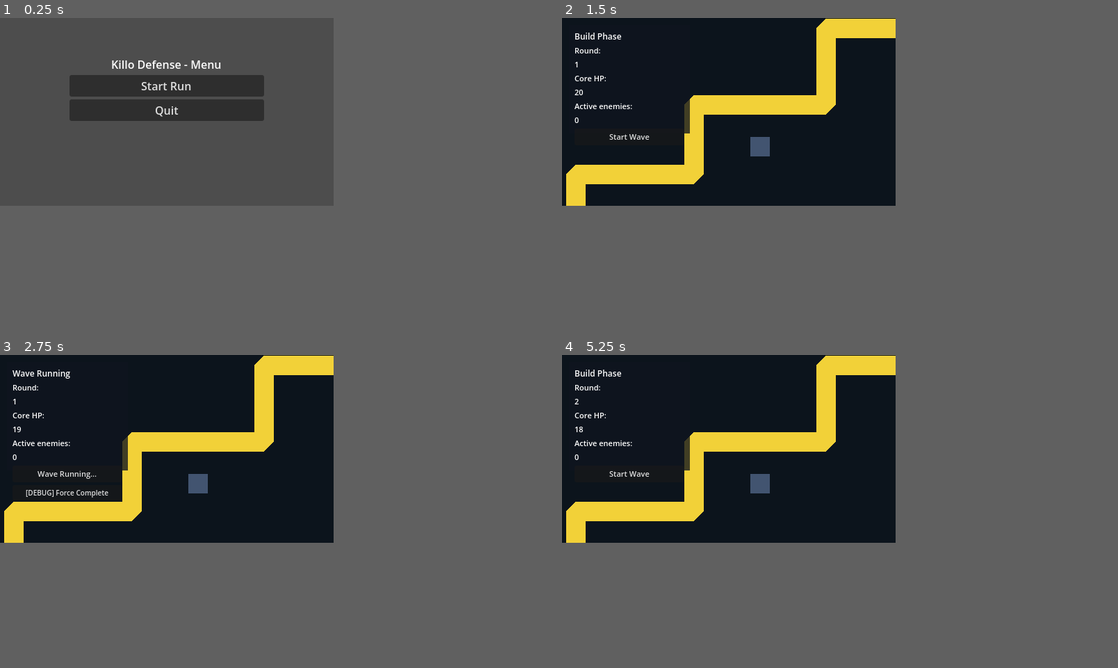
Above: before the commit, frames 1-4 (two rows, left to right).
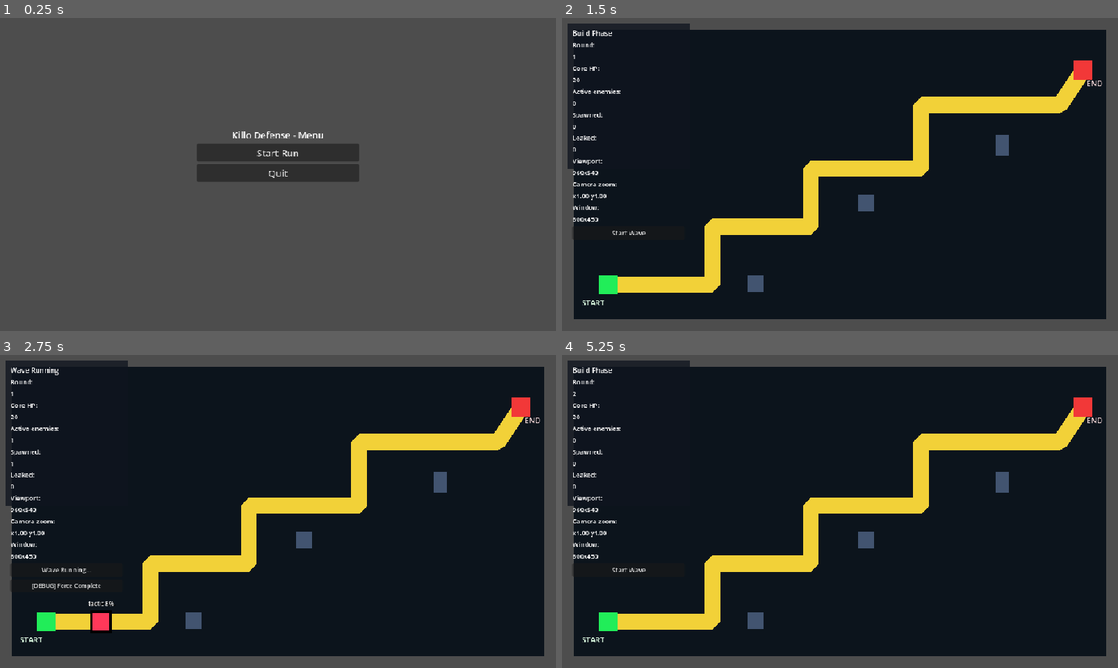
Above: after the commit, the same moments.

Repository: Adriamond/sevilla-td-roguelite-
Game: Godot game, scene res://scenes/boot/boot.tscn
Two runs of this game, one before a commit and one after it. Both use one fixed random seed, a clock stepped at 60 frames per second and the inputs below.
Inputs:
- Up to frame 1 (0.25 s): no input
- Up to frame 2 (1.5 s): click "Start Run" at 0.5 s; click "Continue" at 1.25 s
- Up to frame 3 (2.75 s): click "Start Wave" at 2 s
- Up to frame 4 (5.25 s): click "Wave Running..." at 2.75 s; click "[DEBUG] Force Complete" at 3.5 s; click "botellin_congelado" at 4.25 s; click "Continue" at 5 s
In our replay, the window is 480x270 before the commit and 800x450 after it. These sizes can differ from the game's own. Grey fills any space a smaller window leaves; there, only what the larger window draws over its background counts as a difference.

The runs differ from the first frame. In frame 1, 8.4% of the frame differs, in the area x 12-65%, y 13-53%; in frame 2, 23%; in frame 3, 24%, in the area x 0-100%, y 0-100%; in frame 4, 23%.

Commit message:
CR-006B fix enemy path movement visibility

Diff:
--- a/project.godot
+++ b/project.godot
@@ -30,8 +30,8 @@
 
 [display]
 
-window/size/viewport_width=480
-window/size/viewport_height=270
+window/size/viewport_width=960
+window/size/viewport_height=540
 window/stretch/mode="canvas_items"
 
 [rendering]
--- a/scenes/enemies/enemy_base.tscn
+++ b/scenes/enemies/enemy_base.tscn
@@ -6,9 +6,23 @@
 script = ExtResource("1")
 
 [node name="Outline" type="Polygon2D" parent="."]
-color = Color(0.05, 0.05, 0.05, 1)
-polygon = PackedVector2Array(-12, -12, 12, -12, 12, 12, -12, 12)
+color = Color(0, 0, 0, 1)
+polygon = PackedVector2Array(-19, -19, 19, -19, 19, 19, -19, 19)
 
 [node name="Body" type="Polygon2D" parent="."]
-color = Color(0.98, 0.26, 0.42, 1)
-polygon = PackedVector2Array(-9, -9, 9, -9, 9, 9, -9, 9)
+color = Color(1, 0.22, 0.35, 1)
+polygon = PackedVector2Array(-15, -15, 15, -15, 15, 15, -15, 15)
+
+[node name="TypeLabel" type="Label" parent="."]
+unique_name_in_owner = true
+offset_left = -36.0
+offset_top = -38.0
+offset_right = 36.0
+offset_bottom = -14.0
+text = "enemy"
+horizontal_alignment = 1
+theme_override_colors/font_color = Color(1, 1, 1, 1)
+theme_override_colors/font_shadow_color = Color(0, 0, 0, 1)
+theme_override_constants/shadow_offset_x = 1
+theme_override_constants/shadow_offset_y = 1
+theme_override_font_sizes/font_size = 10
--- a/scenes/gameplay/gameplay_root.tscn
+++ b/scenes/gameplay/gameplay_root.tscn
@@ -17,6 +17,7 @@
 
 [node name="EnemyLayer" type="Node2D" parent="."]
 unique_name_in_owner = true
+z_index = 20
 
 [node name="Systems" type="Node" parent="."]
 
@@ -37,15 +38,15 @@
 [node name="DebugPanel" type="ColorRect" parent="UILayer"]
 offset_left = 10.0
 offset_top = 10.0
-offset_right = 184.0
-offset_bottom = 166.0
+offset_right = 220.0
+offset_bottom = 260.0
 color = Color(0.06, 0.08, 0.12, 0.78)
 
 [node name="VBoxContainer" type="VBoxContainer" parent="UILayer/DebugPanel"]
 offset_left = 8.0
 offset_top = 8.0
-offset_right = 166.0
-offset_bottom = 148.0
+offset_right = 202.0
+offset_bottom = 242.0
 
 [node name="PhaseLabel" type="Label" parent="UILayer/DebugPanel/VBoxContainer"]
 unique_name_in_owner = true
@@ -79,6 +80,51 @@
 text = "0"
 theme_override_font_sizes/font_size = 11
 
+[node name="SpawnedEnemiesLabel" type="Label" parent="UILayer/DebugPanel/VBoxContainer"]
+text = "Spawned:"
+theme_override_font_sizes/font_size = 11
+
+[node name="SpawnedEnemiesValueLabel" type="Label" parent="UILayer/DebugPanel/VBoxContainer"]
+unique_name_in_owner = true
+text = "0"
+theme_override_font_sizes/font_size = 11
+
+[node name="LeakedEnemiesLabel" type="Label" parent="UILayer/DebugPanel/VBoxContainer"]
+text = "Leaked:"
+theme_override_font_sizes/font_size = 11
+
+[node name="LeakedEnemiesValueLabel" type="Label" parent="UILayer/DebugPanel/VBoxContainer"]
+unique_name_in_owner = true
+text = "0"
+theme_override_font_sizes/font_size = 11
+
+[node name="ViewportLabel" type="Label" parent="UILayer/DebugPanel/VBoxContainer"]
+text = "Viewport:"
+theme_override_font_sizes/font_size = 11
+
+[node name="ViewportValueLabel" type="Label" parent="UILayer/DebugPanel/VBoxContainer"]
+unique_name_in_owner = true
+text = "N/A"
+theme_override_font_sizes/font_size = 11
+
+[node name="CameraZoomLabel" type="Label" parent="UILayer/DebugPanel/VBoxContainer"]
+text = "Camera zoom:"
+theme_override_font_sizes/font_size = 11
+
+[node name="CameraZoomValueLabel" type="Label" parent="UILayer/DebugPanel/VBoxContainer"]
+unique_name_in_owner = true
+text = "N/A"
+theme_override_font_sizes/font_size = 11
+
+[node name="WindowSizeLabel" type="Label" parent="UILayer/DebugPanel/VBoxContainer"]
+text = "Window:"
+theme_override_font_sizes/font_size = 11
+
+[node name="WindowSizeValueLabel" type="Label" parent="UILayer/DebugPanel/VBoxContainer"]
+unique_name_in_owner = true
+text = "N/A"
+theme_override_font_sizes/font_size = 11
+
 [node name="PhaseActionButton" type="Button" parent="UILayer/DebugPanel/VBoxContainer"]
 unique_name_in_owner = true
 text = "Start Wave"
--- a/scenes/maps/pino_montano/pino_montano_map.tscn
+++ b/scenes/maps/pino_montano/pino_montano_map.tscn
@@ -1,4 +1,6 @@
-[gd_scene load_steps=3 format=3]
+[gd_scene load_steps=4 format=3]
+
+[ext_resource type="Script" path="res://scripts/gameplay/pino_montano_map_path.gd" id="1"]
 
 [sub_resource type="Curve2D" id="Curve2D_main"]
 _data = {
@@ -8,6 +10,7 @@
 }
 
 [node name="PinoMontanoMap" type="Node2D"]
+script = ExtResource("1")
 
 [node name="Background" type="Polygon2D" parent="."]
 color = Color(0.05, 0.08, 0.11, 1)
--- a/scripts/gameplay/enemy_actor.gd
+++ b/scripts/gameplay/enemy_actor.gd
@@ -5,7 +5,7 @@
 signal reached_end(enemy_id: String, leak_damage: int)
 signal removed_from_wave(enemy_id: String)
 
-const SPEED_SCALE: float = 42.0
+const SPEED_SCALE: float = 95.0
 
 var enemy_id: String = ""
 var hp: float = 1.0
@@ -14,7 +14,11 @@
 
 var _path: Path2D = null
 var _distance_travelled: float = 0.0
+var _path_length: float = 0.0
+var _path_points: PackedVector2Array = PackedVector2Array()
 var _already_reached_end: bool = false
+
+@onready var type_label: Label = get_node_or_null("%TypeLabel")
 
 func setup_from_def(enemy_def: Resource, path: Path2D, is_elite: bool = false) -> void:
 	enemy_id = String(enemy_def.get("id"))
@@ -24,21 +28,27 @@
 
 	if is_elite:
 		hp *= 2.2
+		scale = Vector2(1.25, 1.25)
 
 	_path = path
 	_distance_travelled = 0.0
+	_path_points = _build_path_points(_path)
+	_path_length = _compute_polyline_length(_path_points)
+	if _path_length <= 0.0:
+		push_warning("EnemyActor path length is zero for enemy_id=%s." % enemy_id)
+	z_index = 50
+	if type_label != null:
+		type_label.text = "%s 0%%" % _short_enemy_id(enemy_id)
 	_update_position()
 
 func _process(delta: float) -> void:
 	if _path == null:
 		return
-	var curve: Curve2D = _path.curve
-	if curve == null:
+	if _path_length <= 0.0:
 		return
 
-	var path_length: float = max(curve.get_baked_length(), 1.0)
 	_distance_travelled += max(speed, 0.0) * SPEED_SCALE * delta
-	if _distance_travelled >= path_length:
+	if _distance_travelled >= _path_length:
 		if not _already_reached_end:
 			_already_reached_end = true
 			reached_end.emit(enemy_id, leak_damage)
@@ -50,11 +60,73 @@
 func _update_position() -> void:
 	if _path == null:
 		return
-	var curve: Curve2D = _path.curve
-	if curve == null:
+	if _path_points.size() < 2:
 		return
-	var local_point: Vector2 = curve.sample_baked(_distance_travelled)
+	var local_point: Vector2 = _sample_polyline(_path_points, _distance_travelled)
 	global_position = _path.to_global(local_point)
+	if type_label != null and _path_length > 0.0:
+		var progress_pct: int = int((_distance_travelled / _path_length) * 100.0)
+		type_label.text = "%s %d%%" % [_short_enemy_id(enemy_id), clamp(progress_pct, 0, 99)]
 
 func _exit_tree() -> void:
 	removed_from_wave.emit(enemy_id)
+
+func _short_enemy_id(value: String) -> String:
+	if value.is_empty():
+		return "enemy"
+	var parts: PackedStringArray = value.split("_")
+	if parts.is_empty():
+		return value
+	return parts[0].substr(0, min(6, parts[0].length()))
+
+func _build_path_points(path: Path2D) -> PackedVector2Array:
+	if path == null or path.curve == null:
+		return PackedVector2Array()
+
+	var curve: Curve2D = path.curve
+	var baked_points: PackedVector2Array = curve.get_baked_points()
+	if baked_points.size() >= 2 and _compute_polyline_length(baked_points) > 0.1:
+		return baked_points
+
+	var control_points: PackedVector2Array = PackedVector2Array()
+	var point_count: int = curve.get_point_count()
+	for i: int in range(point_count):
+		control_points.append(curve.get_point_position(i))
+	if control_points.size() >= 2 and _compute_polyline_length(control_points) > 0.1:
+		return control_points
+
+	var path_visual: Line2D = path.get_parent().get_node_or_null("PathVisual")
+	if path_visual != null:
+		var visual_points: PackedVector2Array = path_visual.points
+		if visual_points.size() >= 2 and _compute_polyline_length(visual_points) > 0.1:
+			return visual_points
+
+	return PackedVector2Array()
+
+func _compute_polyline_length(points: PackedVector2Array) -> float:
+	if points.size() < 2:
+		return 0.0
+	var total: float = 0.0
+	for i: int in range(points.size() - 1):
+		total += points[i].distance_to(points[i + 1])
+	return total
+
+func _sample_polyline(points: PackedVector2Array, distance: float) -> Vector2:
+	if points.size() == 0:
+		return Vector2.ZERO
+	if points.size() == 1:
+		return points[0]
+
+	var remaining: float = max(distance, 0.0)
+	for i: int in range(points.size() - 1):
+		var from_point: Vector2 = points[i]
+		var to_point: Vector2 = points[i + 1]
+		var segment_length: float = from_point.distance_to(to_point)
+		if segment_length <= 0.0001:
+			continue
+		if remaining <= segment_length:
+			var t: float = remaining / segment_length
+			return from_point.lerp(to_point, t)
+		remaining -= segment_length
+
+	return points[points.size() - 1]
--- /dev/null
+++ b/scripts/gameplay/pino_montano_map_path.gd
@@ -0,0 +1,37 @@
+extends Node2D
+
+const MAIN_ROUTE_POINTS: Array[Vector2] = [
+	Vector2(80, 460),
+	Vector2(260, 460),
+	Vector2(260, 360),
+	Vector2(430, 360),
+	Vector2(430, 260),
+	Vector2(620, 260),
+	Vector2(620, 150),
+	Vector2(860, 150),
+	Vector2(900, 90)
+]
+
+func _ready() -> void:
+	var main_path: Path2D = get_node_or_null("MainPath")
+	if main_path == null:
+		return
+	var curve_is_valid: bool = false
+	if main_path.curve != null and main_path.curve.get_point_count() >= 2:
+		var baked_points: PackedVector2Array = main_path.curve.get_baked_points()
+		curve_is_valid = _polyline_length(baked_points) > 0.1
+	if curve_is_valid:
+		return
+
+	var curve: Curve2D = Curve2D.new()
+	for point: Vector2 in MAIN_ROUTE_POINTS:
+		curve.add_point(point)
+	main_path.curve = curve
+
+func _polyline_length(points: PackedVector2Array) -> float:
+	if points.size() < 2:
+		return 0.0
+	var total: float = 0.0
+	for i: int in range(points.size() - 1):
+		total += points[i].distance_to(points[i + 1])
+	return total
--- a/scripts/gameplay/spawn_controller.gd
+++ b/scripts/gameplay/spawn_controller.gd
@@ -34,6 +34,10 @@
 	var path: Path2D = _path_controller.get_path_node(path_id)
 	if path == null:
 		path = _path_controller.get_path_node("main")
+	if path == null or path.curve == null or path.curve.get_point_count() < 2:
+		push_warning("Missing or invalid path for enemy spawn (enemy_id=%s, path_id=%s)." % [enemy_id, path_id])
+		enemy_node.queue_free()
+		return null
 
 	if enemy_node.has_method("setup_from_def"):
 		enemy_node.call("setup_from_def", enemy_def, path, is_elite)
--- a/scripts/gameplay/wave_controller.gd
+++ b/scripts/gameplay/wave_controller.gd
@@ -5,6 +5,7 @@
 signal wave_started(round_index: int)
 signal wave_completed(round_index: int)
 signal enemy_leaked(enemy_id: String, leak_damage: int)
+signal enemy_spawned(enemy_id: String)
 signal active_enemy_count_changed(value: int)
 
 var active_round_def: Resource
@@ -13,6 +14,7 @@
 var _spawn_sequence_done: bool = false
 var _running: bool = false
 var _cancel_requested: bool = false
+var _spawned_count: int = 0
 
 func configure(spawn_controller: SpawnController) -> void:
 	_spawn_controller = spawn_controller
@@ -26,6 +28,7 @@
 	_spawn_sequence_done = false
 	_running = true
 	_cancel_requested = false
+	_spawned_count = 0
 
 	var run_state: Node = get_node("/root/RunState")
 	wave_started.emit(int(run_state.get("current_round")))
@@ -91,6 +94,9 @@
 func _register_enemy(enemy: Node) -> void:
 	var id: int = enemy.get_instance_id()
 	_active_enemies[id] = enemy
+	_spawned_count += 1
+	var spawned_enemy_id: String = String(enemy.get("enemy_id")) if enemy.get("enemy_id") != null else ""
+	enemy_spawned.emit(spawned_enemy_id)
 	active_enemy_count_changed.emit(_active_enemies.size())
 
 	if enemy.has_signal("reached_end"):
--- a/scripts/ui/gameplay_root_controller.gd
+++ b/scripts/ui/gameplay_root_controller.gd
@@ -13,6 +13,11 @@
 @onready var force_complete_button: Button = %ForceCompleteButton
 @onready var core_hp_label: Label = %CoreHPValueLabel
 @onready var active_enemies_label: Label = %ActiveEnemiesValueLabel
+@onready var spawned_enemies_label: Label = %SpawnedEnemiesValueLabel
+@onready var leaked_enemies_label: Label = %LeakedEnemiesValueLabel
+@onready var viewport_label: Label = %ViewportValueLabel
+@onready var camera_zoom_label: Label = %CameraZoomValueLabel
+@onready var window_size_label: Label = %WindowSizeValueLabel
 @onready var map_container: Node2D = %MapContainer
 @onready var enemy_layer: Node2D = %EnemyLayer
 @onready var path_controller: PathController = %PathController
@@ -22,6 +27,8 @@
 var _is_wave_running: bool = false
 var _map_instance: Node2D = null
 var _active_round_def: Resource = null
+var _spawned_count: int = 0
+var _leaked_count: int = 0
 
 func show_build_phase() -> void:
 	_is_wave_running = false
@@ -55,6 +62,8 @@
 func start_wave() -> void:
 	if _active_round_def == null:
 		return
+	_spawned_count = 0
+	_leaked_count = 0
 	_is_wave_running = true
 	show_wave_running()
 	wave_controller.start_round(_active_round_def)
@@ -67,6 +76,7 @@
 	wave_controller.configure(spawn_controller)
 	wave_controller.wave_completed.connect(_on_wave_completed)
 	wave_controller.enemy_leaked.connect(_on_enemy_leaked)
+	wave_controller.enemy_spawned.connect(_on_enemy_spawned)
 	wave_controller.active_enemy_count_changed.connect(_on_active_enemy_count_changed)
 	_center_camera()
 	_update_status_labels()
@@ -110,11 +120,16 @@
 	wave_completed.emit()
 
 func _on_enemy_leaked(_enemy_id: String, leak_damage: int) -> void:
+	_leaked_count += 1
 	var run_state: Node = get_node("/root/RunState")
 	run_state.call("damage_core", leak_damage)
 	_update_status_labels()
 	if bool(run_state.call("is_defeated")):
 		core_depleted.emit()
+
+func _on_enemy_spawned(_enemy_id: String) -> void:
+	_spawned_count += 1
+	_update_status_labels()
 
 func _on_active_enemy_count_changed(_value: int) -> void:
 	_update_status_labels()
@@ -124,3 +139,11 @@
 	round_label.text = str(int(run_state.get("current_round")))
 	core_hp_label.text = str(int(run_state.get("core_hp")))
 	active_enemies_label.text = str(wave_controller.get_active_enemy_count())
+	spawned_enemies_label.text = str(_spawned_count)
+	leaked_enemies_label.text = str(_leaked_count)
+	var viewport_size: Vector2i = get_viewport().get_visible_rect().size
+	viewport_label.text = "%dx%d" % [viewport_size.x, viewport_size.y]
+	var camera: Camera2D = get_node_or_null("MainCamera")
+	camera_zoom_label.text = "x%.2f y%.2f" % [camera.zoom.x, camera.zoom.y] if camera != null else "N/A"
+	var window_size: Vector2i = DisplayServer.window_get_size()
+	window_size_label.text = "%dx%d" % [window_size.x, window_size.y]
--- a/tools/validate_project.gd
+++ b/tools/validate_project.gd
@@ -45,5 +45,50 @@
 
 		instance.queue_free()
 
+	var map_scene: PackedScene = load("res://scenes/maps/pino_montano/pino_montano_map.tscn")
+	var enemy_scene: PackedScene = load("res://scenes/enemies/enemy_base.tscn")
+	if map_scene == null or enemy_scene == null:
+		print("Project validation failed: map/enemy scene load check failed.")
+		quit(1)
+		return
+
+	var map_instance: Node2D = map_scene.instantiate() as Node2D
+	var enemy_instance: Node2D = enemy_scene.instantiate() as Node2D
+	if map_instance == null or enemy_instance == null:
+		print("Project validation failed: map/enemy instantiate check failed.")
+		quit(1)
+		return
+
+	get_root().add_child(map_instance)
+	get_root().add_child(enemy_instance)
+	map_instance.call("_ready")
+
+	var main_path: Path2D = map_instance.get_node_or_null("MainPath")
+	if main_path == null or main_path.curve == null:
+		print("Project validation failed: MainPath or MainPath.curve is missing.")
+		quit(1)
+		return
+	if main_path.curve.get_baked_length() <= 0.0 and main_path.curve.get_point_count() < 2:
+		print("Project validation failed: MainPath has insufficient points/length.")
+		quit(1)
+		return
+
+	var enemy_def: Resource = load("res://data/enemies/tactichandal_runner.tres")
+	if enemy_def == null:
+		print("Project validation failed: tactichandal_runner.tres could not be loaded.")
+		quit(1)
+		return
+	if enemy_instance.has_method("setup_from_def"):
+		enemy_instance.call("setup_from_def", enemy_def, main_path, false)
+	if enemy_instance.has_method("_process"):
+		enemy_instance.call("_process", 0.1)
+	if enemy_instance.global_position == Vector2.ZERO:
+		print("Project validation failed: enemy did not move to path space after setup.")
+		quit(1)
+		return
+
+	enemy_instance.queue_free()
+	map_instance.queue_free()
+
 	print("Project validation OK.")
 	quit(0)
Not shown, added: scripts/gameplay/pino_montano_map_path.gd.uid
Not shown, changed: docs/change_requests.md
